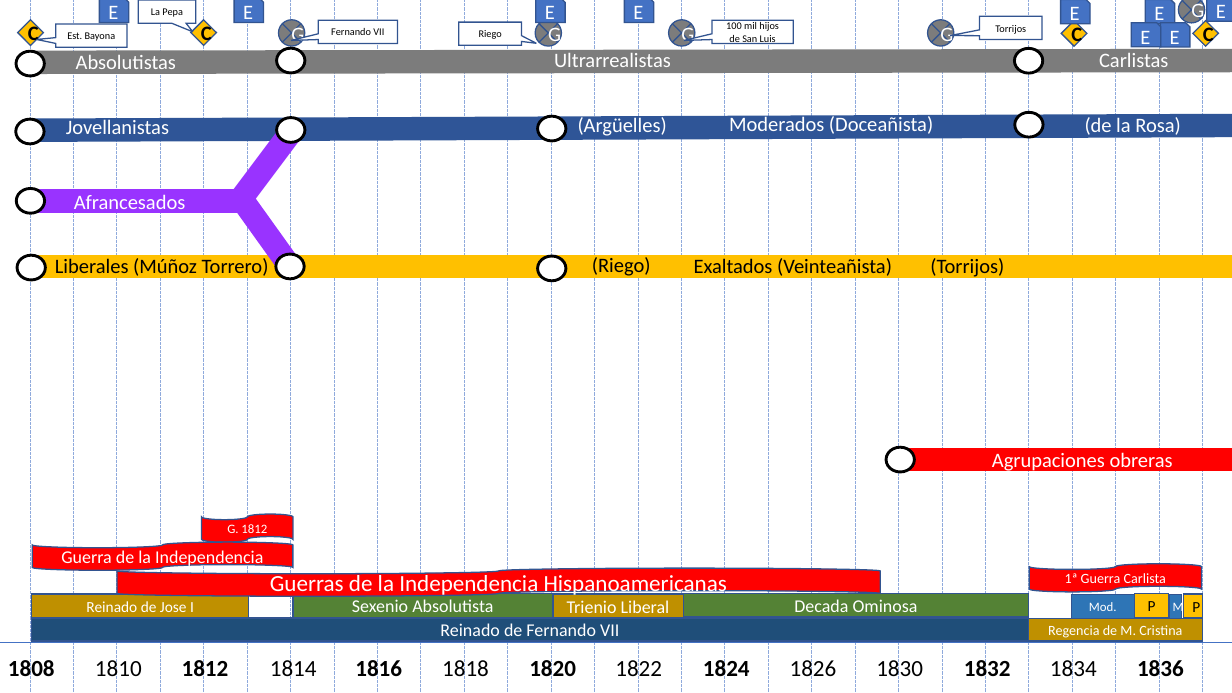
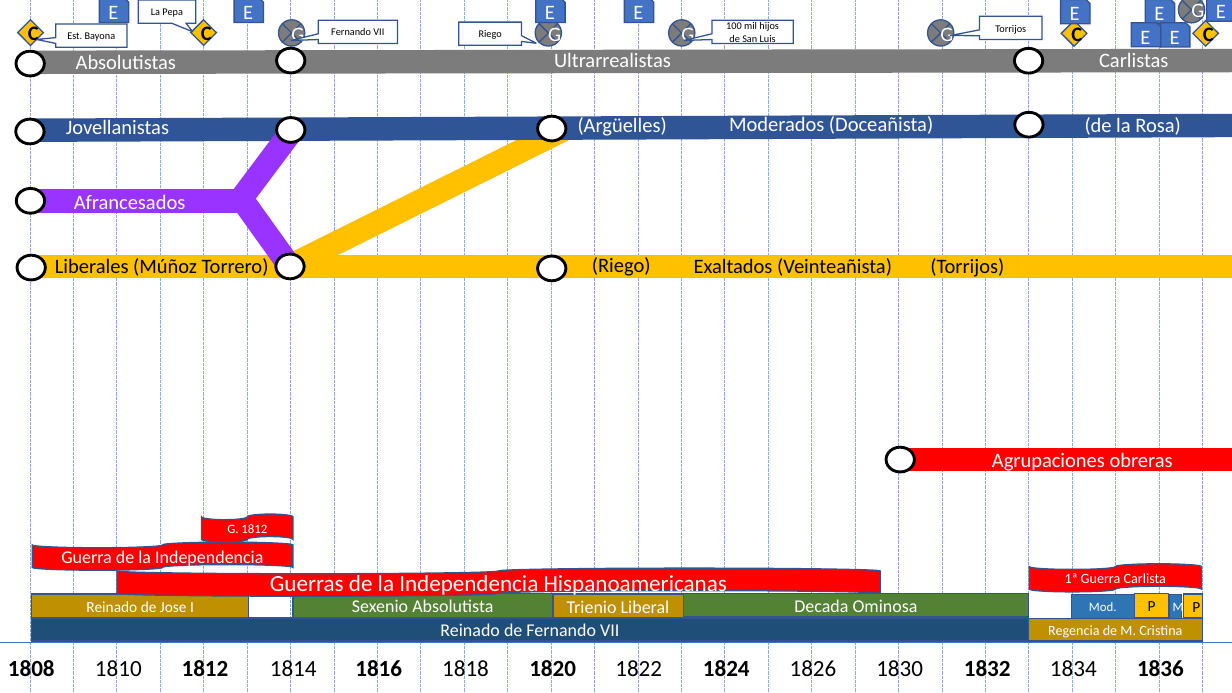
Before and after one commit to Alexggo/Spanish-History-Graph, a slide deck: slide 1 of Timeline.pptx. Drawn at 1232x693 pixels with LibreOffice and Linux fonts; fonts in the diff are those of the drawing. Boxes give left, top, right and bottom in pixels: in the first picture for what was removed or moved away, otherwise in the second. Text is boxed around its words. In the diff, an @@ line names an element or a change of style, - is before the commit and + after.

```diff
--- a/Timeline.pptx
+++ b/Timeline.pptx
@@ line added from (290, 266) to (566, 128), #FFC000 18.25 pt @@
```
Also in this commit, not shown: 6 other slides changed, 9 other files.
